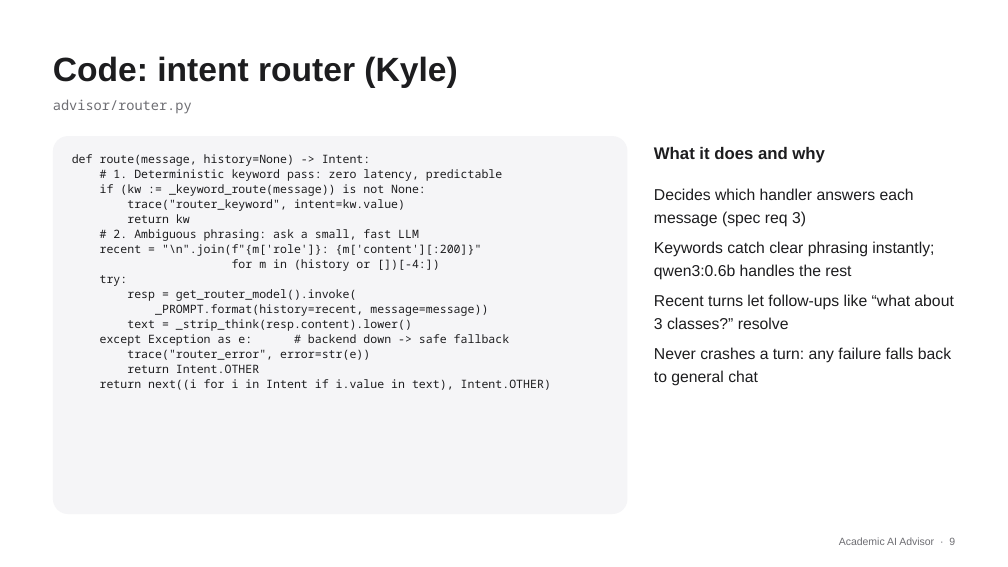
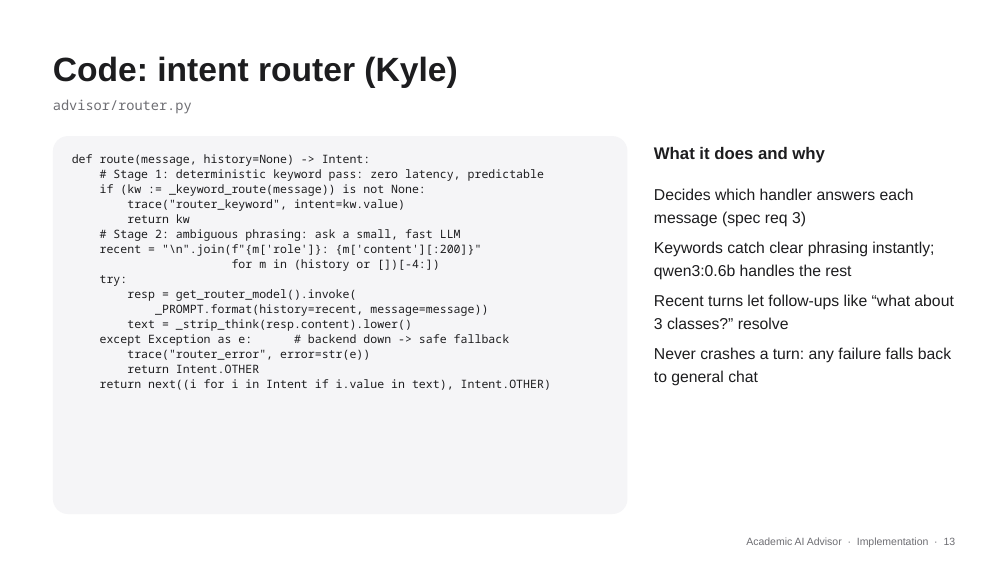
Before and after one commit to JordanTaylorGit/CSE-4392-AI-Academic-Advisor, a slide deck: slide 13 of deliverables/AI_Advisor_Presentation.pptx (slide 9 before the commit). Drawn at 1008x567 pixels with LibreOffice and Linux fonts; fonts in the diff are those of the drawing. Boxes give left, top, right and bottom in pixels: in the first picture for what was removed or moved away, otherwise in the second. Text is boxed around its words. In the diff, an @@ line names an element or a change of style, - is before the commit and + after.

```diff
--- a/deliverables/AI_Advisor_Presentation.pptx
+++ b/deliverables/AI_Advisor_Presentation.pptx
@@ text at box(113, 169, 544, 181): text changed @@
-# 1. Deterministic keyword pass: zero latency, predictable
+# Stage 1: deterministic keyword pass: zero latency, predictable
@@ text at box(113, 229, 461, 241): text changed @@
-# 2. Ambiguous phrasing: ask a small, fast LLM
+# Stage 2: ambiguous phrasing: ask a small, fast LLM
@@ text at box(746, 537, 956, 547): text changed @@
-Academic AI Advisor · 9
+Academic AI Advisor · Implementation · 13
```
Also in this commit, not shown: 19 other slides changed, 9 slides added, 2 slides removed, 1 other file.
